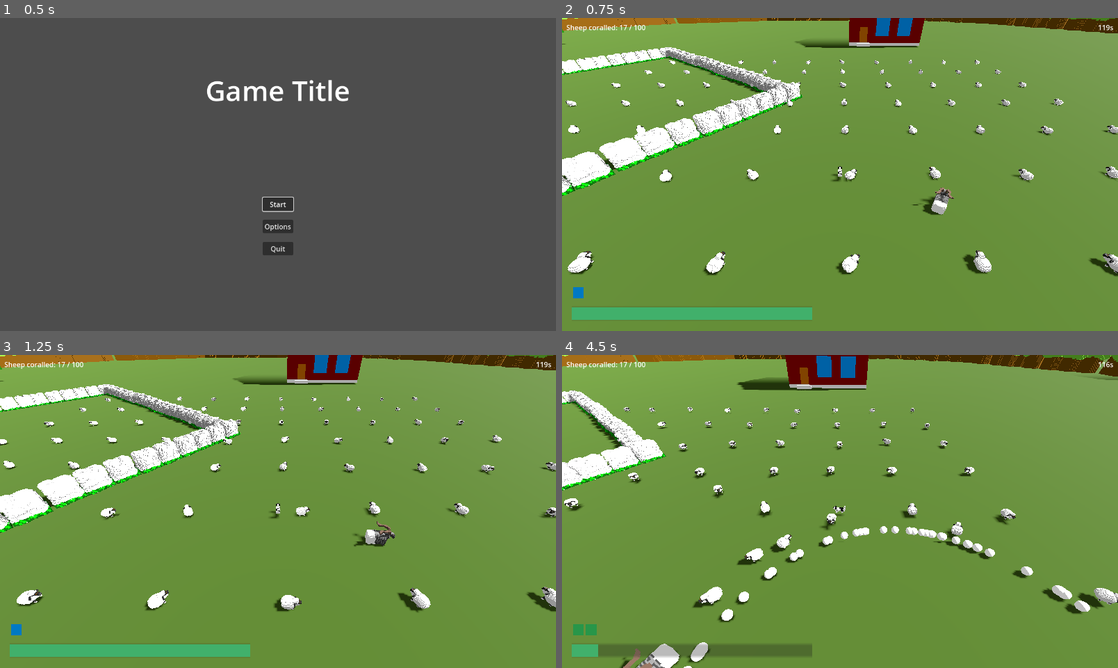
Above: before the commit, frames 1-4 (two rows, left to right).
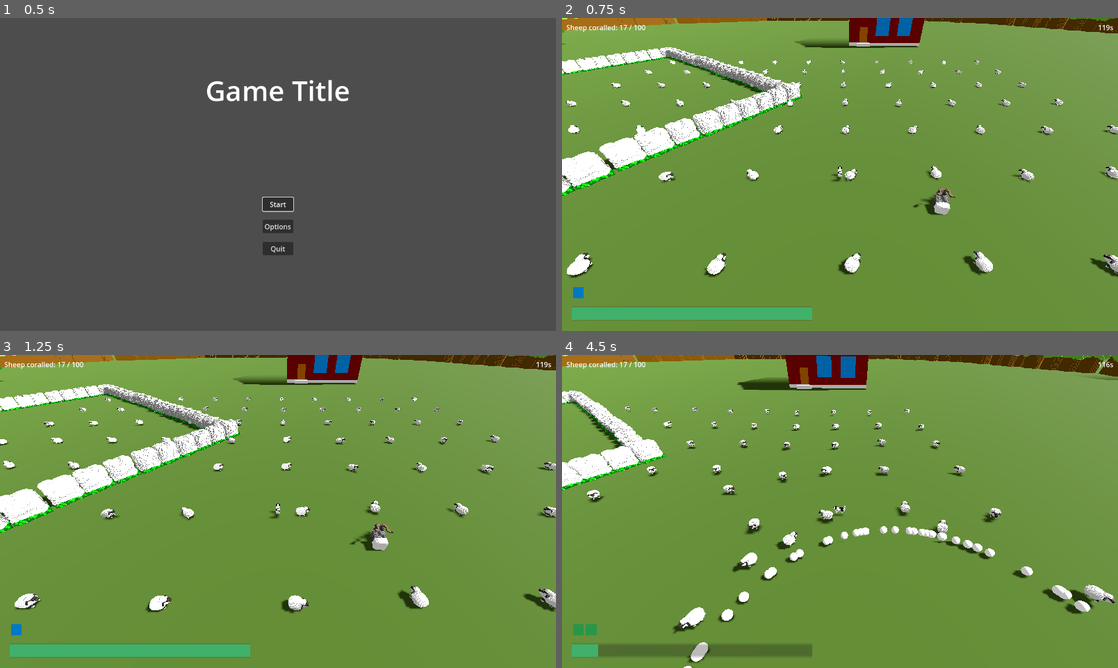
Above: after the commit, the same moments.

Repository: hunttis/ld-58
Game: Godot game, scene res://assets/scenes/master.tscn
Two runs of this game, one before a commit and one after it. Both use one fixed random seed, a clock stepped at 60 frames per second and the inputs below.
Inputs:
- Up to frame 1 (0.5 s): no input
- Up to frame 2 (0.75 s): click "Start" at 0.5 s
- Up to frame 3 (1.25 s): no input
- Up to frame 4 (4.5 s): hold D (move_right) 1.28-2.03 s; hold Q (ability_bark) 1.28-2.03 s; hold S (move_back) 2.03-2.78 s; tap Space (ability_dash) at 2.1 s; hold D (move_right) 2.78-3.53 s; hold E (ability_sprint) 2.78-3.53 s; hold W (move_forward) 3.53-4.28 s; tap Q (ability_bark) at 3.6 s; hold A (move_left) from 4.28 s (still down); hold Space (ability_dash) from 4.28 s (still down)

Frame 1 is identical in both runs. In frame 2, 1.0% of the frame differs, in the area x 0-100%, y 11-84%; in frame 3, 2.0%; in frame 4, 4.0%, in the area x 0-100%, y 13-100%.

Commit message:
look closest neighbor sheeps

Diff:
--- a/assets/scenes/game/sheep/Sheep.gd
+++ b/assets/scenes/game/sheep/Sheep.gd
@@ -20,6 +20,8 @@
 @export var weight_bark: float = 20
 @export var weight_goal: float = 20
 
+@export var neighbor_radius: float = 40.0
+
 enum State {
   IDLE,
   FLEE,
@@ -27,7 +29,6 @@
 }
 
 @onready var agent: NavigationAgent3D = $NavigationAgent3D
-
 
 var goal_point: Vector3 = Vector3.ZERO
 var rnd := RandomNumberGenerator.new()
@@ -84,7 +85,7 @@
     move_and_slide()
 
 func _physics_process(_delta: float) -> void:
-  _neighbors = get_tree().get_nodes_in_group("sheep")
+  _update_neighbors()
 
   var steer := Vector3.ZERO
   if goal_point != Vector3.ZERO:
@@ -141,6 +142,18 @@
 
 # === Helper functions ===
 
+func _update_neighbors():
+  _neighbors.clear()
+
+  var all_sheeps = get_tree().get_nodes_in_group("sheep") as Array[Sheep]
+  var neighbor_radius_sq = neighbor_radius * neighbor_radius
+  for sheep in all_sheeps:
+    if sheep == self:
+      continue
+    var dist_sq = self.global_position.distance_squared_to(sheep.global_position)
+    if dist_sq < neighbor_radius_sq:
+      _neighbors.push_back(sheep)
+
 func _separation_force(neighbors: Array) -> Vector3:
     var f := Vector3.ZERO
     for n in neighbors:
